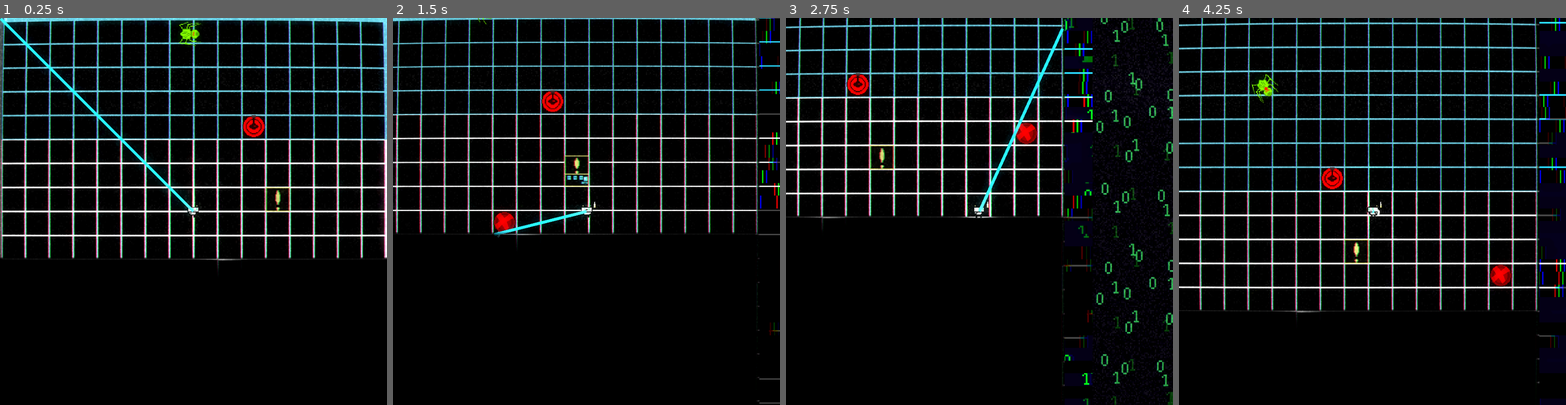
Above: before the commit, frames 1-4 (left to right).
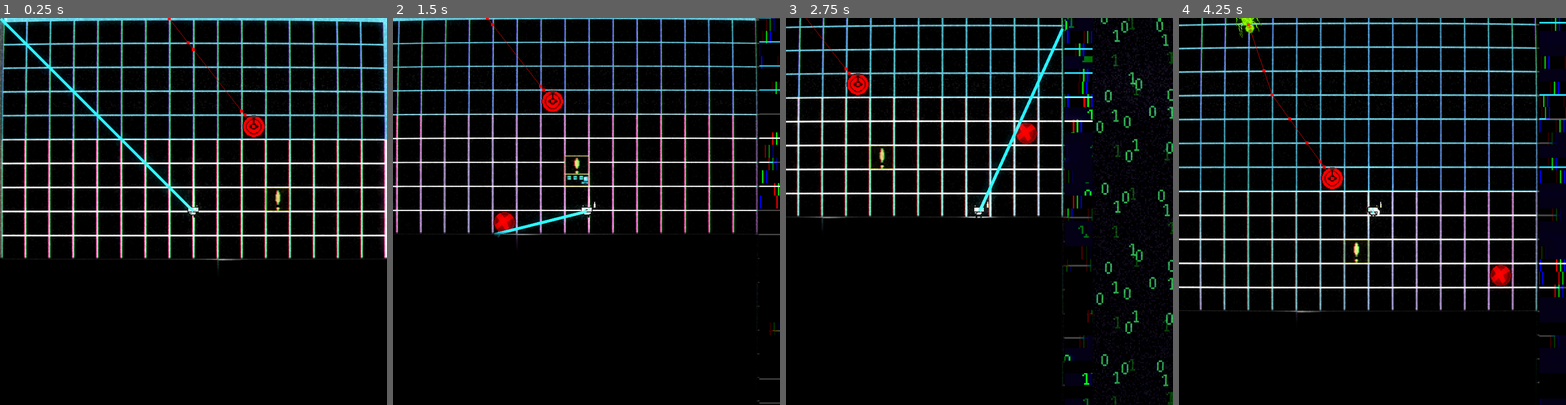
Above: after the commit, the same moments.

Repository: LexMalch/debuger
Game: Godot game, scene res://scene/main/main.tscn
Two runs of this game, one before a commit and one after it. Both use one fixed random seed, a clock stepped at 60 frames per second and the inputs below.
Inputs (mouse positions are in pixels of both pictures, inside the frame that each line leads up to):
- Up to frame 1 (0.25 s): no input
- Up to frame 2 (1.5 s): move the mouse to (671, 192) at 0.52 s; hold D (right) 0.53-1.28 s; hold 3 (build_mode) 0.53-1.28 s; click (671, 192) at 0.8 s; move the mouse to (509, 230) at 1.27 s; hold S (down) from 1.28 s (still down); click (509, 230) at 1.35 s
- Up to frame 3 (2.75 s): tap 3 (build_mode) at 1.55 s; move the mouse to (1018, 126) at 2.02 s; release S (down) at 2.03 s; hold D (right) from 2.03 s (still down); hold 3 (build_mode) from 2.03 s (still down); click (1018, 126) at 2.3 s
- Up to frame 4 (4.25 s): move the mouse to (1353, 288) at 2.77 s; release D (right) at 2.78 s; release 3 (build_mode) at 2.78 s; hold W (up) 2.78-3.53 s; tap 1 (dig_mode) at 2.85 s; tap 3 (build_mode) at 3.05 s; move the mouse to (1488, 269) at 3.52 s; press the mouse at (1488, 269) at 3.53 s; hold A (left) from 3.53 s (still down); tap E (interact) at 3.6 s

The runs differ from the first frame. In frame 1, 0.3% of the frame differs, in the area x 43-66%, y 0-29%; in frame 2, less than 0.1%; in frame 3, less than 0.1%; in frame 4, 0.5%, in the area x 14-40%, y 0-42%.

Commit message:
polny_swaaag

Diff:
--- a/globals.gd
+++ b/globals.gd
@@ -2,7 +2,7 @@
 var dollors: = 0
 var reshetkas: =  0
 var ores:= 1
-
+var busy_plase = []
 
 func restart_game():
 	dollors = 0
--- a/scene/BuildingSystem/building_system.gd
+++ b/scene/BuildingSystem/building_system.gd
@@ -2,7 +2,7 @@
 #@export var walls = preload()
 @export var turret = preload("res://scene/turret/turret.tscn")
 @export var feeler = preload("res://scene/feeler/feeler.tscn")
-var busy_plase = []
+
 var builds = []
 var curr_build
 var pointer: = 0
@@ -53,32 +53,28 @@
 		var mouse_local = %floor.get_local_mouse_position()
 		var tile_coords = %floor.local_to_map(mouse_local)
 		var curr_data   = %floor.get_cell_atlas_coords(tile_coords)
-		var diff = Vector2(0,0)
 		var p = %floor.to_global(%floor.map_to_local(tile_coords))
 		if curr_data == Vector2i(2,0) or curr_data == Vector2i(0,0) or curr_data == Vector2i(0,2) or curr_data == Vector2i(2,2):
-			diff = Vector2(8,8)
 			curr_pos = p
 		elif curr_data == Vector2i(3,0)or curr_data == Vector2i(1,0)or curr_data == Vector2i(1,2)or curr_data == Vector2i(3,2):
-			diff  = Vector2(-8,8)
 			curr_pos = p
 		elif curr_data == Vector2i(2,1)or curr_data == Vector2i(0,1)or curr_data == Vector2i(0,3)or curr_data == Vector2i(2,3):
-			diff  = Vector2(8,-8)
 			curr_pos = p
 		elif curr_data == Vector2i(3,1)or curr_data == Vector2i(1,1)or curr_data == Vector2i(1,3)or curr_data == Vector2i(3,3):
-			diff  = Vector2(-8,-8)
 			curr_pos = p
 func check_building_status():
 	if %floor.get_cell_tile_data(%floor.local_to_map(%floor.get_local_mouse_position())):
-		if %floor.get_cell_tile_data(%floor.local_to_map(%floor.get_local_mouse_position())).get_custom_data("blue") == true and not (curr_pos in busy_plase):
+		if %floor.get_cell_tile_data(%floor.local_to_map(%floor.get_local_mouse_position())).get_custom_data("blue") == true and not (curr_pos in Globals.busy_plase):
 			$Polygon2D.visible = false
 			building_avalible = true
 		else:
 			$Polygon2D.visible = true
 			building_avalible = false
 func bild():
+	curr_build_scene = curr_build.instantiate()
 	if %Player.build_mode == true and building_avalible == true and curr_build_scene.price <= Globals.dollors:
 		Globals.dollors -=curr_build_scene.price
 		curr_build_scene = curr_build.instantiate()
 		curr_build_scene.global_position = curr_pos
-		busy_plase.append(curr_build_scene.global_position)
+		Globals.busy_plase.append(curr_build_scene.global_position)
 		add_child(curr_build_scene)
--- a/scene/enemy/enemy_spider/enemy_spider.gd
+++ b/scene/enemy/enemy_spider/enemy_spider.gd
@@ -1,37 +1,72 @@
 extends CharacterBody2D
 const  max_speed = 50
-var damage = 10
-var attacking_target
-@export var player: Node2D
+var damage = 2
+enum State {
+	MOVING_DOWN,
+	MOVING_TO_TARGET,
+	ATTACK
+}
+var state = State.MOVING_DOWN
 @onready var nav_ag : = $NavigationAgent2D as NavigationAgent2D
-@onready var targets = [%Player,%Generator]
-@onready var nearest_body = %Player
+var targets = []
+var nearest_body
+var direction = Vector2.DOWN
+var attack_target
 
 func _physics_process(delta: float) -> void:
-	var direction = to_local(nav_ag.get_next_path_position()).normalized()
 	velocity = direction * max_speed
-	move_and_slide()
+	match state:
+		State.MOVING_DOWN:
+			direction = Vector2.DOWN
+			lock_at_dir(global_position+ Vector2.DOWN)
+			move_and_slide()
+		State.MOVING_TO_TARGET:
+			makepath()
+			direction = to_local(nav_ag.get_next_path_position()).normalized()
+			lock_at_dir(nav_ag.get_next_path_position())
+			move_and_slide()
+		State.ATTACK:
+			pass
+
+
 
 func makepath() -> void:
 	nav_ag.target_position = nearest_body.global_position
-	$Spider_body.look_at(nearest_body.global_position)
-	$Spider_legs.look_at(nearest_body.global_position)
-	$Spider_head.look_at(nearest_body.global_position)
-func _on_timer_timeout():
-	update_nearest_body()
-	makepath()
 
+func change_state(new_state:State):
+	if new_state == State.ATTACK:
+		$Attack_Timer.start()
+		$Sprites/Spider_legs.pause()
+
+	else:
+		$Attack_Timer.stop()
+		$Sprites/Spider_legs.play()
+
+	state = new_state
+	print(str(state))
+
+
+
+func lock_at_dir(dir):
+	$Sprites/Spider_body.look_at(dir)
+	$Sprites/Spider_legs.look_at(dir)
+	$Spider_head.look_at(dir)
 
 func _on_detection_area_body_entered(body: Node2D) -> void:
 	if body.is_in_group("ally"):
 		targets.append(body)
 		update_nearest_body()
-
+		if state == State.MOVING_DOWN:
+			change_state(State.MOVING_TO_TARGET)
 
 func _on_detection_area_body_exited(body: Node2D) -> void:
-	targets.erase(body)
-	update_nearest_body()
-
+	if body.is_in_group("ally"):
+		targets.erase(body)
+		update_nearest_body()
+		if targets.is_empty():
+			change_state(State.MOVING_DOWN)
+		else:
+			change_state(State.MOVING_TO_TARGET)
 func update_nearest_body():
 	if targets.is_empty():
 		nearest_body = null
@@ -49,27 +84,22 @@
 				nearest_body = body
 
 
-func _on_spider_head_area_entered(area: Area2D) -> void:
-	if area.is_in_group("ally"):
-		$Attack_Timer.start()
-		attacking_target = area
+
+func _on_spider_head_body_entered(body: Node2D) -> void:
+	if body.is_in_group("ally"):
+		attack_target = body
+		change_state(State.ATTACK)
 
 
 
-func _on_spider_head_area_exited(area: Area2D) -> void:
-	$Attack_Timer.stop()
-
 
 func _on_attack_timer_timeout() -> void:
-	attacking_target.take_damage(damage)
+	if state == State.ATTACK and  attack_target:
+		attack_target.take_damage(damage)
+		$Bite.play("bite1")
 
 
 
-func _on_spider_head_body_entered(body: Node2D) -> void:
-	if body.is_in_group("ally"):
-		$Attack_Timer.start()
-		attacking_target = body
-
-
 func _on_spider_head_body_exited(body: Node2D) -> void:
-	$Attack_Timer.stop()
+	attack_target = null
+	$Bite.stop()
--- a/scene/enemy/enemy_spider/enemy_spider.tscn
+++ b/scene/enemy/enemy_spider/enemy_spider.tscn
@@ -11,9 +11,6 @@
 [ext_resource type="Texture2D" uid="uid://ehlotgisnnx6" path="res://scene/enemy/enemy_spider/enemy_run7.png" id="9_3g7yy"]
 [ext_resource type="Texture2D" uid="uid://hpssoth73l8p" path="res://scene/enemy/enemy_spider/enemy_run8.png" id="10_vmfj0"]
 [ext_resource type="Texture2D" uid="uid://bio2qej06ruby" path="res://scene/enemy/enemy_spider/enemy_byte.png" id="11_n75ol"]
-
-[sub_resource type="CircleShape2D" id="CircleShape2D_4af2y"]
-radius = 14.0
 
 [sub_resource type="SpriteFrames" id="SpriteFrames_84obg"]
 animations = [{
@@ -47,45 +44,52 @@
 "speed": 13.0
 }]
 
+[sub_resource type="CircleShape2D" id="CircleShape2D_4af2y"]
+radius = 14.0
+
 [sub_resource type="Animation" id="Animation_kv1aw"]
-length = 0.001
-tracks/0/type = "value"
-tracks/0/imported = false
-tracks/0/enabled = true
-tracks/0/path = NodePath(".:position")
-tracks/0/interp = 1
-tracks/0/loop_wrap = true
-tracks/0/keys = {
-"times": PackedFloat32Array(0),
-"transitions": PackedFloat32Array(1),
-"update": 0,
-"values": [Vector2(0, 0)]
-}
 
 [sub_resource type="Animation" id="Animation_y2tou"]
 resource_name = "bite"
 length = 0.3
 step = 0.05
+
+[sub_resource type="Animation" id="Animation_4af2y"]
+resource_name = "bite1"
 tracks/0/type = "value"
 tracks/0/imported = false
 tracks/0/enabled = true
-tracks/0/path = NodePath(".:position")
-tracks/0/interp = 2
+tracks/0/path = NodePath("Head:scale")
+tracks/0/interp = 1
 tracks/0/loop_wrap = true
 tracks/0/keys = {
-"times": PackedFloat32Array(0, 0.15, 0.3),
-"transitions": PackedFloat32Array(1, 1, 1),
+"times": PackedFloat32Array(0, 0.5, 1),
+"transitions": PackedFloat32Array(12.5533, 1.36604, 3.13834),
 "update": 0,
-"values": [Vector2(0, 0), Vector2(5, 0), Vector2(0, 0)]
+"values": [Vector2(1, 1), Vector2(1.27, 1.27), Vector2(1, 1)]
+}
+tracks/1/type = "value"
+tracks/1/imported = false
+tracks/1/enabled = true
+tracks/1/path = NodePath("Head:rotation")
+tracks/1/interp = 1
+tracks/1/loop_wrap = true
+tracks/1/keys = {
+"times": PackedFloat32Array(0, 0.266667, 0.5, 0.733333, 1),
+"transitions": PackedFloat32Array(0.999999, 1, 1, 1, 1),
+"update": 0,
+"values": [0.0, -0.10472, 0.0, 0.10472, 0.0]
 }
 
 [sub_resource type="AnimationLibrary" id="AnimationLibrary_0sus5"]
 _data = {
 &"RESET": SubResource("Animation_kv1aw"),
-&"bite": SubResource("Animation_y2tou")
+&"bite": SubResource("Animation_y2tou"),
+&"bite1": SubResource("Animation_4af2y")
 }
 
 [sub_resource type="RectangleShape2D" id="RectangleShape2D_3g7yy"]
+size = Vector2(22, 20)
 
 [sub_resource type="CircleShape2D" id="CircleShape2D_w86bc"]
 radius = 611.433
@@ -97,32 +101,38 @@
 wall_min_slide_angle = 0.0
 script = ExtResource("1_4af2y")
 
-[node name="CollisionShape2D" type="CollisionShape2D" parent="."]
-shape = SubResource("CircleShape2D_4af2y")
+[node name="Sprites" type="Node2D" parent="."]
 
-[node name="Spider_body" type="Sprite2D" parent="."]
+[node name="Spider_body" type="Sprite2D" parent="Sprites"]
 texture = ExtResource("2_4af2y")
 
-[node name="Spider_legs" type="AnimatedSprite2D" parent="."]
+[node name="Spider_legs" type="AnimatedSprite2D" parent="Sprites"]
 sprite_frames = SubResource("SpriteFrames_84obg")
 animation = &"run"
 autoplay = "run"
 
+[node name="CollisionShape2D" type="CollisionShape2D" parent="."]
+shape = SubResource("CircleShape2D_4af2y")
+debug_color = Color(0, 0.6, 0.701961, 0.368627)
+
+[node name="Bite" type="AnimationPlayer" parent="."]
+root_node = NodePath("../Spider_head")
+libraries = {
+&"": SubResource("AnimationLibrary_0sus5")
+}
+playback_default_blend_time = 0.1
+speed_scale = 4.0
+
 [node name="Spider_head" type="Area2D" parent="."]
-collision_layer = 16
-collision_mask = 3
+collision_layer = 0
+collision_mask = 2
+
+[node name="CollisionShape2D" type="CollisionShape2D" parent="Spider_head"]
+position = Vector2(7, 0)
+shape = SubResource("RectangleShape2D_3g7yy")
 
 [node name="Head" type="Sprite2D" parent="Spider_head"]
 texture = ExtResource("11_n75ol")
-
-[node name="Bite" type="AnimationPlayer" parent="Spider_head"]
-libraries = {
-&"": SubResource("AnimationLibrary_0sus5")
-}
-
-[node name="CollisionShape2D" type="CollisionShape2D" parent="Spider_head"]
-position = Vector2(6, 0)
-shape = SubResource("RectangleShape2D_3g7yy")
 
 [node name="NavigationAgent2D" type="NavigationAgent2D" parent="."]
 path_max_distance = 200.0
@@ -130,25 +140,17 @@
 debug_enabled = true
 debug_path_custom_color = Color(1, 0.34902, 0, 1)
 
-[node name="Look_Timer" type="Timer" parent="."]
-wait_time = 0.5
-autostart = true
-
 [node name="Detection_area" type="Area2D" parent="."]
-collision_mask = 3
+collision_mask = 2
 
 [node name="CollisionShape2D" type="CollisionShape2D" parent="Detection_area"]
 shape = SubResource("CircleShape2D_w86bc")
+debug_color = Color(0, 0.6, 0.701961, 0.0470588)
 
 [node name="Attack_Timer" type="Timer" parent="."]
 
-[connection signal="area_entered" from="Spider_head" to="." method="_on_spider_head_area_entered"]
-[connection signal="area_exited" from="Spider_head" to="." method="_on_spider_head_area_exited"]
 [connection signal="body_entered" from="Spider_head" to="." method="_on_spider_head_body_entered"]
 [connection signal="body_exited" from="Spider_head" to="." method="_on_spider_head_body_exited"]
-[connection signal="timeout" from="Look_Timer" to="." method="_on_timer_timeout"]
-[connection signal="area_entered" from="Detection_area" to="." method="_on_detection_area_area_entered"]
-[connection signal="area_exited" from="Detection_area" to="." method="_on_detection_area_area_exited"]
 [connection signal="body_entered" from="Detection_area" to="." method="_on_detection_area_body_entered"]
 [connection signal="body_exited" from="Detection_area" to="." method="_on_detection_area_body_exited"]
 [connection signal="timeout" from="Attack_Timer" to="." method="_on_attack_timer_timeout"]
--- a/scene/feeler/feeler.gd
+++ b/scene/feeler/feeler.gd
@@ -26,4 +26,5 @@
 	hp -=damage
 	print(hp)
 	if hp <=0:
+		Globals.busy_plase.erase(global_position)
 		queue_free()
--- a/scene/feeler/feeler.tscn
+++ b/scene/feeler/feeler.tscn
@@ -109,6 +109,7 @@
 
 [node name="Feeler" type="StaticBody2D" groups=["ally"]]
 collision_layer = 2
+collision_mask = 0
 script = ExtResource("1_p5h41")
 
 [node name="Sprite" type="AnimatedSprite2D" parent="."]
--- a/scene/generator/generator.gd
+++ b/scene/generator/generator.gd
@@ -28,4 +28,5 @@
 	hp -=damage
 	print(hp)
 	if hp <=0:
+		Globals.busy_plase.erase(global_position)
 		queue_free()
--- a/scene/main/main.tscn
+++ b/scene/main/main.tscn
@@ -51,74 +51,51 @@
 glow_intensity = 5.81
 glow_bloom = 0.09
 
+[sub_resource type="NavigationPolygon" id="NavigationPolygon_snrr3"]
+vertices = PackedVector2Array(16, 16, -16, 16, -16, -16, 16, -16)
+polygons = Array[PackedInt32Array]([PackedInt32Array(0, 1, 2, 3)])
+outlines = Array[PackedVector2Array]([PackedVector2Array(-16, -16, 16, -16, 16, 16, -16, 16)])
+agent_radius = 0.0
+
 [sub_resource type="NavigationPolygon" id="NavigationPolygon_36wa8"]
-vertices = PackedVector2Array(8, 8, -8, 8, -8, -8, 8, -8)
+vertices = PackedVector2Array(16, 16, -16, 16, -16, -16, 16, -16)
 polygons = Array[PackedInt32Array]([PackedInt32Array(0, 1, 2, 3)])
-outlines = Array[PackedVector2Array]([PackedVector2Array(-8, -8, 8, -8, 8, 8, -8, 8)])
+outlines = Array[PackedVector2Array]([PackedVector2Array(-16, -16, 16, -16, 16, 16, -16, 16)])
 agent_radius = 0.0
 
 [sub_resource type="NavigationPolygon" id="NavigationPolygon_n5o2v"]
-vertices = PackedVector2Array(8, 8, -8, 8, -8, -8, 8, -8)
+
+[sub_resource type="NavigationPolygon" id="NavigationPolygon_ruc3j"]
+vertices = PackedVector2Array(16, 16, -16, 16, -16, -16, 16, -16)
 polygons = Array[PackedInt32Array]([PackedInt32Array(0, 1, 2, 3)])
-outlines = Array[PackedVector2Array]([PackedVector2Array(-8, -8, 8, -8, 8, 8, -8, 8)])
+outlines = Array[PackedVector2Array]([PackedVector2Array(-16, -16, 16, -16, 16, 16, -16, 16)])
 agent_radius = 0.0
 
-[sub_resource type="NavigationPolygon" id="NavigationPolygon_676lm"]
-vertices = PackedVector2Array(8, 8, -8, 8, -8, -8, 8, -8)
+[sub_resource type="NavigationPolygon" id="NavigationPolygon_ortbh"]
+vertices = PackedVector2Array(16, 16, -16, 16, -16, -16, 16, -16)
 polygons = Array[PackedInt32Array]([PackedInt32Array(0, 1, 2, 3)])
-outlines = Array[PackedVector2Array]([PackedVector2Array(-8, -8, 8, -8, 8, 8, -8, 8)])
+outlines = Array[PackedVector2Array]([PackedVector2Array(-16, -16, 16, -16, 16, 16, -16, 16)])
 agent_radius = 0.0
 
-[sub_resource type="NavigationPolygon" id="NavigationPolygon_ruc3j"]
-vertices = PackedVector2Array(8, 8, -8, 8, -8, -8, 8, -8)
-polygons = Array[PackedInt32Array]([PackedInt32Array(0, 1, 2, 3)])
-outlines = Array[PackedVector2Array]([PackedVector2Array(-8, -8, 8, -8, 8, 8, -8, 8)])
-agent_radius = 0.0
-
-[sub_resource type="NavigationPolygon" id="NavigationPolygon_ortbh"]
-vertices = PackedVector2Array(8, 8, -8, 8, -8, -8, 8, -8)
-polygons = Array[PackedInt32Array]([PackedInt32Array(0, 1, 2, 3)])
-outlines = Array[PackedVector2Array]([PackedVector2Array(-8, -8, 8, -8, 8, 8, -8, 8)])
-agent_radius = 0.0
-
-[sub_resource type="NavigationPolygon" id="NavigationPolygon_x8g4k"]
-vertices = PackedVector2Array(8, 8, -8, 8, -8, -8, 8, -8)
-polygons = Array[PackedInt32Array]([PackedInt32Array(0, 1, 2, 3)])
-outlines = Array[PackedVector2Array]([PackedVector2Array(-8, -8, 8, -8, 8, 8, -8, 8)])
-agent_radius = 0.0
-
-[sub_resource type="NavigationPolygon" id="NavigationPolygon_52l20"]
-vertices = PackedVector2Array(8, 8, -8, 8, -8, -8, 8, -8)
-polygons = Array[PackedInt32Array]([PackedInt32Array(0, 1, 2, 3)])
-outlines = Array[PackedVector2Array]([PackedVector2Array(-8, -8, 8, -8, 8, 8, -8, 8)])
-agent_radius = 0.0
-
-[sub_resource type="NavigationPolygon" id="NavigationPolygon_mafln"]
-vertices = PackedVector2Array(8, 8, -8, 8, -8, -8, 8, -8)
-polygons = Array[PackedInt32Array]([PackedInt32Array(0, 1, 2, 3)])
-outlines = Array[PackedVector2Array]([PackedVector2Array(-8, -8, 8, -8, 8, 8, -8, 8)])
-agent_radius = 0.0
-
-[sub_resource type="NavigationPolygon" id="NavigationPolygon_bsts1"]
-vertices = PackedVector2Array(8, 8, -8, 8, -8, -8, 8, -8)
-polygons = Array[PackedInt32Array]([PackedInt32Array(0, 1, 2, 3)])
-outlines = Array[PackedVector2Array]([PackedVector2Array(-8, -8, 8, -8, 8, 8, -8, 8)])
-agent_radius = 0.0
+[sub_resource type="NavigationPolygon" id="NavigationPolygon_cust8"]
+
+[sub_resource type="NavigationPolygon" id="NavigationPolygon_mm1ql"]
 
 [sub_resource type="TileSetAtlasSource" id="TileSetAtlasSource_onf7c"]
 texture = ExtResource("2_siuy0")
 texture_region_size = Vector2i(32, 32)
 0:0/0 = 0
-0:0/0/navigation_layer_0/polygon = SubResource("NavigationPolygon_36wa8")
+0:0/0/navigation_layer_0/polygon = SubResource("NavigationPolygon_snrr3")
 1:0/0 = 0
 1:0/0/navigation_layer_0/polygon = SubResource("NavigationPolygon_ruc3j")
 1:0/0/custom_data_2 = true
 2:0/0 = 0
-2:0/0/navigation_layer_0/polygon = SubResource("NavigationPolygon_52l20")
+2:0/0/navigation_layer_0/polygon = SubResource("NavigationPolygon_n5o2v")
 3:0/0 = 0
-3:0/0/navigation_layer_0/polygon = SubResource("NavigationPolygon_mafln")
+3:0/0/navigation_layer_0/polygon = SubResource("NavigationPolygon_cust8")
 4:0/0 = 0
 4:0/0/physics_layer_0/polygon_0/points = PackedVector2Array(-16, -16, 16, -16, 16, 16, -16, 16)
+4:0/0/navigation_layer_0/polygon = SubResource("NavigationPolygon_mm1ql")
 4:0/0/custom_data_0 = "_$_"
 4:0/0/custom_data_1 = 10
 5:0/0 = 0
@@ -126,46 +103,47 @@
 7:0/0 = 0
 8:0/0 = 0
 0:1/0 = 0
-0:1/0/navigation_layer_0/polygon = SubResource("NavigationPolygon_n5o2v")
+0:1/0/navigation_layer_0/polygon = SubResource("NavigationPolygon_36wa8")
 1:1/0 = 0
 1:1/0/navigation_layer_0/polygon = SubResource("NavigationPolygon_ortbh")
 2:1/0 = 0
-2:1/0/navigation_layer_0/polygon = SubResource("NavigationPolygon_52l20")
+2:1/0/navigation_layer_0/polygon = SubResource("NavigationPolygon_n5o2v")
 3:1/0 = 0
-3:1/0/navigation_layer_0/polygon = SubResource("NavigationPolygon_mafln")
+3:1/0/navigation_layer_0/polygon = SubResource("NavigationPolygon_n5o2v")
 4:1/0 = 0
 4:1/0/probability = 4.0
 4:1/0/physics_layer_0/polygon_0/points = PackedVector2Array(-16, -16, 16, -16, 16, 16, -16, 16)
-4:1/0/navigation_layer_0/polygon = SubResource("NavigationPolygon_bsts1")
+4:1/0/navigation_layer_0/polygon = SubResource("NavigationPolygon_n5o2v")
 4:1/0/custom_data_1 = 5
 5:1/0 = 0
 6:1/0 = 0
 7:1/0 = 0
 8:1/0 = 0
 0:2/0 = 0
-0:2/0/navigation_layer_0/polygon = SubResource("NavigationPolygon_676lm")
+0:2/0/navigation_layer_0/polygon = SubResource("NavigationPolygon_n5o2v")
 1:2/0 = 0
 1:2/0/physics_layer_0/polygon_0/points = PackedVector2Array(-16, -16, 16, -16, 16, 16, -16, 16)
-1:2/0/navigation_layer_0/polygon = SubResource("NavigationPolygon_x8g4k")
+1:2/0/navigation_layer_0/polygon = SubResource("NavigationPolygon_n5o2v")
 2:2/0 = 0
-2:2/0/navigation_layer_0/polygon = SubResource("NavigationPolygon_52l20")
+2:2/0/navigation_layer_0/polygon = SubResource("NavigationPolygon_n5o2v")
 3:2/0 = 0
-3:2/0/navigation_layer_0/polygon = SubResource("NavigationPolygon_mafln")
+3:2/0/navigation_layer_0/polygon = SubResource("NavigationPolygon_n5o2v")
 4:2/0 = 0
 4:2/0/physics_layer_0/polygon_0/points = PackedVector2Array(-16, -16, 16, -16, 16, 16, -16, 16)
+4:2/0/navigation_layer_0/polygon = SubResource("NavigationPolygon_n5o2v")
 4:2/0/custom_data_0 = "_#_"
 4:2/0/custom_data_1 = 10
 5:2/0 = 0
 6:2/0 = 0
 7:2/0 = 0
 0:3/0 = 0
-0:3/0/navigation_layer_0/polygon = SubResource("NavigationPolygon_676lm")
+0:3/0/navigation_layer_0/polygon = SubResource("NavigationPolygon_n5o2v")
 1:3/0 = 0
-1:3/0/navigation_layer_0/polygon = SubResource("NavigationPolygon_676lm")
+1:3/0/navigation_layer_0/polygon = SubResource("NavigationPolygon_n5o2v")
 2:3/0 = 0
-2:3/0/navigation_layer_0/polygon = SubResource("NavigationPolygon_52l20")
+2:3/0/navigation_layer_0/polygon = SubResource("NavigationPolygon_n5o2v")
 3:3/0 = 0
-3:3/0/navigation_layer_0/polygon = SubResource("NavigationPolygon_mafln")
+3:3/0/navigation_layer_0/polygon = SubResource("NavigationPolygon_n5o2v")
 4:3/0 = 0
 5:3/0 = 0
 6:3/0 = 0
@@ -298,7 +276,7 @@
 [node name="floor" type="TileMapLayer" parent="."]
 unique_name_in_owner = true
 position = Vector2(16, 144)
-tile_map_data = PackedByteArray("AAAmABgAAAACAAQAAAAnABgAAAA …(19216 unchanged characters)… BAAIAAAD///7/AAABAAIAAAD/////AAABAAIAAAA=")
+tile_map_data = PackedByteArray("AAAmABgAAAACAAQAAAAnABgAAAA …(19216 unchanged characters)… BAAIAAAD///7/AAABAAIAAAD/////AAABAAIAAAAKAOX/AAABAAEAAAA=")
 tile_set = SubResource("TileSet_efxa6")
 metadata/_edit_lock_ = true
 
@@ -376,9 +354,10 @@
 offset_bottom = 991.0
 
 [node name="BuildingSystem" parent="." instance=ExtResource("13_n5o2v")]
+unique_name_in_owner = true
 
 [node name="Turret" parent="." instance=ExtResource("11_snrr3")]
 position = Vector2(352, -33)
 
 [node name="Enemy_spider" parent="." instance=ExtResource("12_36wa8")]
-position = Vector2(269, -156)
+position = Vector2(207, -446)
--- a/scene/turret/turret.gd
+++ b/scene/turret/turret.gd
@@ -6,4 +6,5 @@
 	hp -=damage
 	print(hp)
 	if hp <=0:
+		Globals.busy_plase.erase(global_position)
 		queue_free()
Not shown: 1 places in scene/enemy/enemy_spider/enemy_spider.tscn that only renumber resources
Not shown: 1 places in scene/main/main.tscn that only renumber resources
